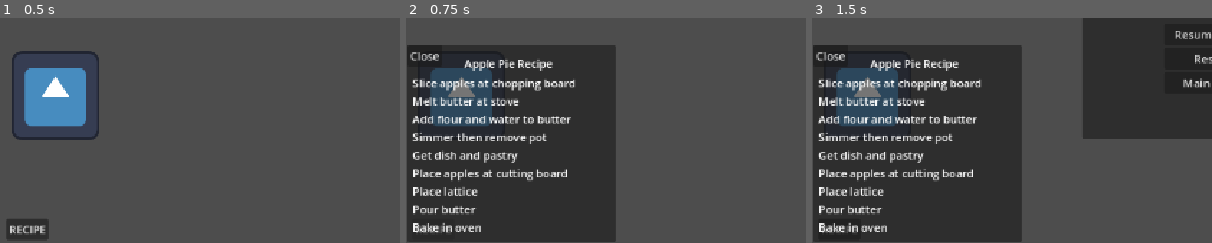
Above: before the commit, frames 1-3 (left to right).
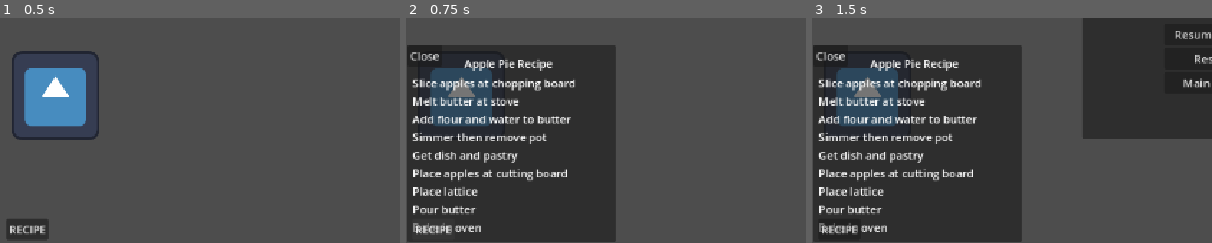
Above: after the commit, the same moments.

Repository: tszyana/SenselessChefs
Game: Godot game, scene res://scenes/kitchen.tscn
The game is run twice, just before and just after one commit, with the same random seed, the same clock (stepped at 60 frames per second) and the same inputs. This scene is started directly instead of the project's main scene. The engine's default icon, where the game draws it, is replaced by a stand-in: a white triangle on a blue panel in a dark square.
Inputs:
- Up to frame 1 (0.5 s): no input
- Up to frame 2 (0.75 s): click "RECIPE" at 0.5 s
- Up to frame 3 (1.5 s): click "PAUSE (LOSER)" at 1.25 s
The pictures show only the part of the screen within x 0-50%, y 50-100%; the shares and areas given below are measured in that part.

Frame 1 is identical in both runs. In frame 2, 0.3% of the frame differs, in the area x 1-12%, y 91-97%; in frame 3, 0.2%.

Commit message:
Edited ordering of z-index

Diff:
--- a/scenes/kitchen.tscn
+++ b/scenes/kitchen.tscn
@@ -60,6 +60,7 @@
 offset_bottom = 40.0
 
 [node name="TimerLabel" type="Label" parent="Control" unique_id=499163736]
+z_index = 6
 layout_mode = 0
 offset_left = 509.0
 offset_top = 53.0
@@ -71,6 +72,7 @@
 script = SubResource("GDScript_bems3")
 
 [node name="RecipeButton" type="Button" parent="Control" unique_id=1458892778]
+z_index = 6
 layout_mode = 0
 offset_left = 9.0
 offset_top = 610.0
@@ -121,6 +123,7 @@
 text = "Close"
 
 [node name="PauseButton" type="Button" parent="Control" unique_id=1093837354]
+z_index = 6
 layout_mode = 0
 offset_right = 122.0
 offset_bottom = 32.0
